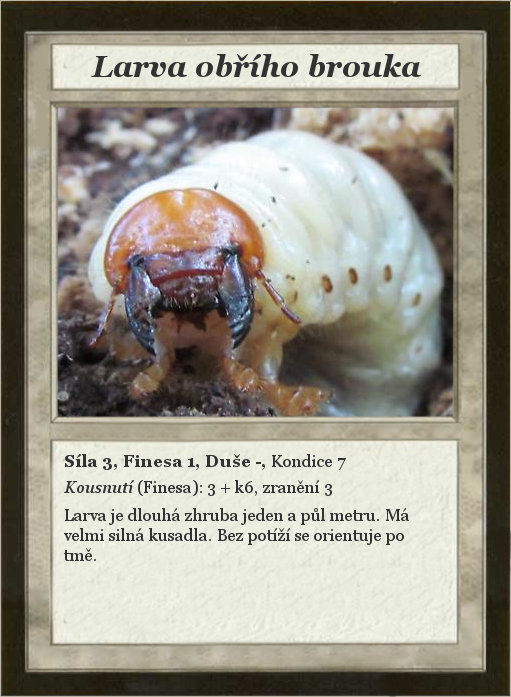
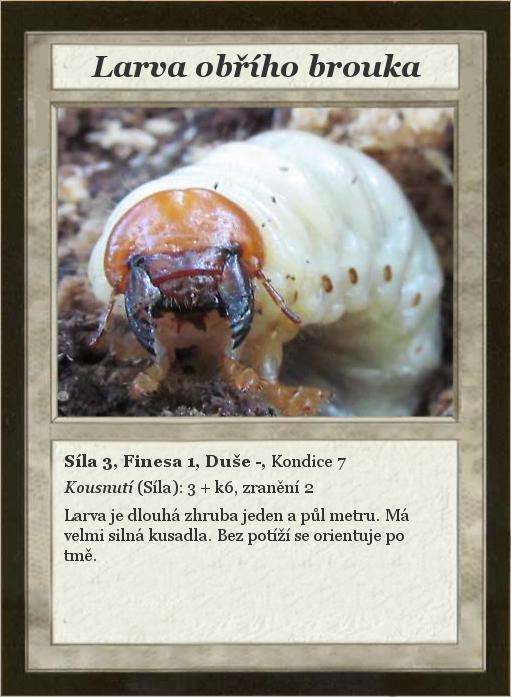
Two versions of the same layered image (511×697). Layer-by-layer changes:
painted on "Síla 3, Finesa 1, Duše -, Kond..." over (x1=144, y1=480, x2=332, y2=496)
